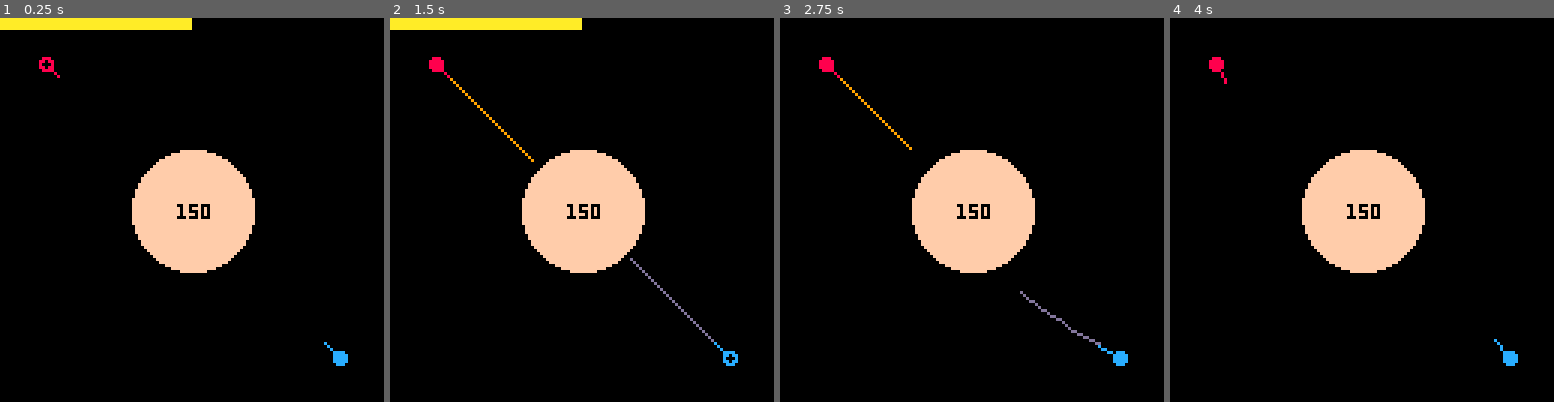
Above: before the commit, frames 1-4 (left to right).
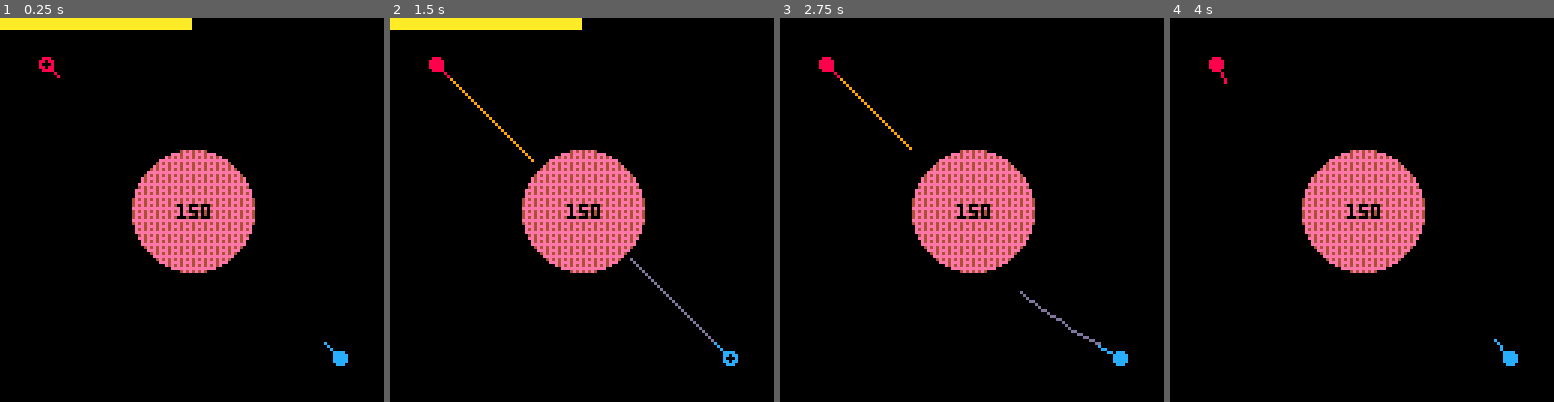
Above: after the commit, the same moments.

Repository: alxgnon/pico-8
Game: PICO-8 cartridge gravitywar.p8
The game is run twice, just before and just after one commit, with the same random seed, the same clock (stepped at 60 frames per second) and the same inputs.
Inputs:
- Up to frame 1 (0.25 s): no input
- Up to frame 2 (1.5 s): tap O (Z key) at 0.33, 0.7, 1.43 s; tap X (X key) at 1.07 s
- Up to frame 3 (2.75 s): hold Left 1.97-2.37 s; tap X (X key) at 2.07, 2.4, 2.73 s; tap O (Z key) at 2.22 s; hold Down from 2.42 s (still down)
- Up to frame 4 (4 s): release Down at 2.82 s; hold Right 2.87-3.53 s; tap X (X key) at 3.07, 3.4, 3.73 s; tap O (Z key) at 3.1, 3.98 s; hold Up from 3.58 s (still down)

The runs differ from the first frame. In frame 1, 7.8% of the frame differs, in the area x 34-67%, y 34-67%; in frame 2, 7.8%; in frame 3, 7.8%; in frame 4, 7.8%.

Commit message:
Gravity : Planet color dithering

Diff:
--- a/gravitywar.p8
+++ b/gravitywar.p8
@@ -1,6 +1,15 @@
 pico-8 cartridge // http://www.pico-8.com
 version 15
 __lua__
+rylander_dither = {
+	0x0000, 0x8000, 0x8020, 0xA020,
+	0xA0A0, 0xA8A0, 0xA8A2, 0xAAA2,
+	0xAAAA, 0xEAAA, 0xEABA, 0xFABA,
+	0xFAFA, 0xFEFA, 0xFEFB, 0xFFFB,
+}
+
+planet_colors = {15, 14, 4, 2, 5}
+
 players = {}
 planets = {}
 shots = {}
@@ -20,12 +29,14 @@
 	}
 end
 
-function planet(x, y, r)
+function planet(x, y, r, mass)
 	return {
 		x = x,
 		y = y,
 		r = r,
-		mass = 150,
+		mass = mass,
+		dither_idx = flr((mass/4)%16 + 1),
+		color_idx = flr((mass/4)/16),
 	}
 end
 
@@ -43,7 +54,7 @@
 
 function _init()
 	cls()
-	add(planets, planet(64, 64, 20))
+	add(planets, planet(64, 64, 20, 150))
 	add(players, player(15, 15, 8))
 	add(players, player(113, 113, 12))
 	playing = 0
@@ -151,8 +162,12 @@
 	end
 
 	for a in all(planets) do
-		circfill(a.x, a.y, a.r, 15)
+		local color = planet_colors[a.color_idx]
+		color += planet_colors[a.color_idx + 1] * 16
+		fillp(rylander_dither[a.dither_idx])
+		circfill(a.x, a.y, a.r, color)
 		print(a.mass, a.x - 5, a.y - 2, 0)
+		fillp(0)
 	end
 
 	draw_players()
